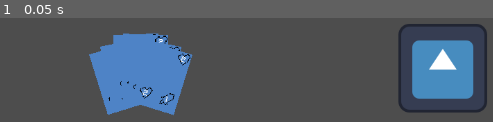
Above: before the commit, frame 1.
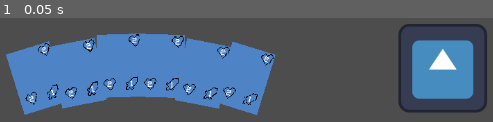
Above: after the commit, the same moment.

Repository: CraftMaster07/MonsterCardsClone
Game: Godot game, scene res://Scenes/board.tscn
Same seed, same stepped clock (60 frames per second), same inputs: the game is played once before the commit and once after it. The engine's default icon, where the game draws it, is replaced by a stand-in: a white triangle on a blue panel in a dark square.
Inputs:
- Up to frame 1 (0.05 s): no input

The runs differ from the first frame. In frame 1, 24% of the frame differs, in the area x 1-56%, y 14-94%.

Commit message:
hand logic changes

Diff:
--- a/monster-cards-clone/Scenes/board.tscn
+++ b/monster-cards-clone/Scenes/board.tscn
@@ -2,12 +2,11 @@
 
 [ext_resource type="Script" uid="uid://ctku11dgwh5at" path="res://scripts/board.gd" id="1_xiot5"]
 [ext_resource type="Script" uid="uid://cvdji822ocox7" path="res://scripts/hand.gd" id="2_8qlpv"]
-[ext_resource type="PackedScene" uid="uid://d2efqpfk6vwcm" path="res://scenes/card.tscn" id="3_13nbw"]
+[ext_resource type="PackedScene" uid="uid://d2efqpfk6vwcm" path="res://Scenes/card.tscn" id="3_13nbw"]
 [ext_resource type="Texture2D" uid="uid://cjn63si50nhet" path="res://icon.svg" id="4_cp8jt"]
 
-[sub_resource type="Curve" id="Curve_hthys"]
-_limits = [-1.0, 1.0, 0.0, 1.0]
-_data = [Vector2(0, -1), 0.0, 2.0, 0, 1, Vector2(1, 1), 2.0, 0.0, 1, 0]
+[sub_resource type="Curve" id="Curve_fv4ni"]
+_data = [Vector2(0, 0), 0.0, 1.0, 0, 1, Vector2(1, 1), 1.0, 0.0, 1, 0]
 point_count = 2
 
 [sub_resource type="Curve" id="Curve_dld2m"]
@@ -31,9 +30,10 @@
 [node name="Hand" type="Node2D" parent="HandLayer"]
 position = Vector2(560, 593)
 script = ExtResource("2_8qlpv")
-spread_curve = SubResource("Curve_hthys")
+spread_curve = SubResource("Curve_fv4ni")
 height_curve = SubResource("Curve_dld2m")
 rotation_curve = SubResource("Curve_awg6w")
+HAND_WIDTH = 300.0
 
 [node name="Card" parent="HandLayer/Hand" instance=ExtResource("3_13nbw")]
 
--- a/monster-cards-clone/scripts/hand.gd
+++ b/monster-cards-clone/scripts/hand.gd
@@ -31,7 +31,7 @@
 		else:
 			hand_ratio = 0.5
 
-		card.position.x += spread_curve.sample(hand_ratio) * HAND_WIDTH
+		card.position.x += spread_curve.sample(hand_ratio) * HAND_WIDTH - HAND_WIDTH/2
 		card.position += height_curve.sample(hand_ratio) * Vector2.UP * HAND_HEIGHT
 		print(rotation_curve.sample(hand_ratio) * 0.3)
 		card.rotation = rotation_curve.sample(hand_ratio) * 0.3
Not shown, changed: monster-cards-clone/Assets/audio/sounds/deselect.mp3.import
Not shown, changed: monster-cards-clone/Assets/audio/sounds/select.mp3.import
Not shown, changed: monster-cards-clone/Assets/fonts/VCR_OSD_MONO_1.001.ttf.import
Not shown, changed: monster-cards-clone/Assets/sprites/Clippit.png.import
Not shown, changed: monster-cards-clone/Assets/sprites/carddefault.png.import
Not shown, changed: monster-cards-clone/Assets/sprites/cardslot.png.import
Not shown, changed: monster-cards-clone/Assets/sprites/health.png.import
Not shown, changed: monster-cards-clone/Assets/sprites/strength.png.import
Not shown, changed: monster-cards-clone/icon.svg.import
